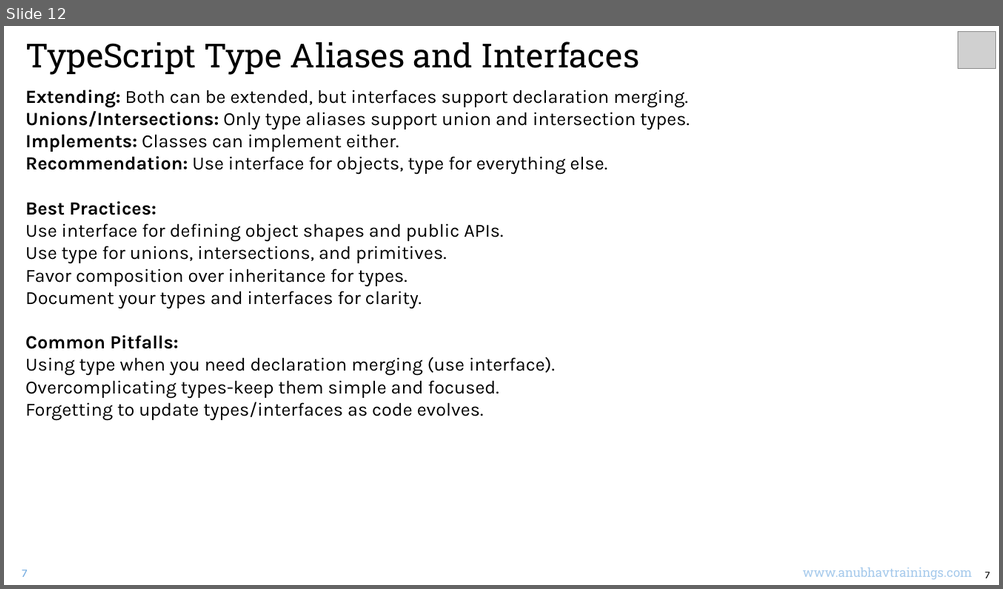
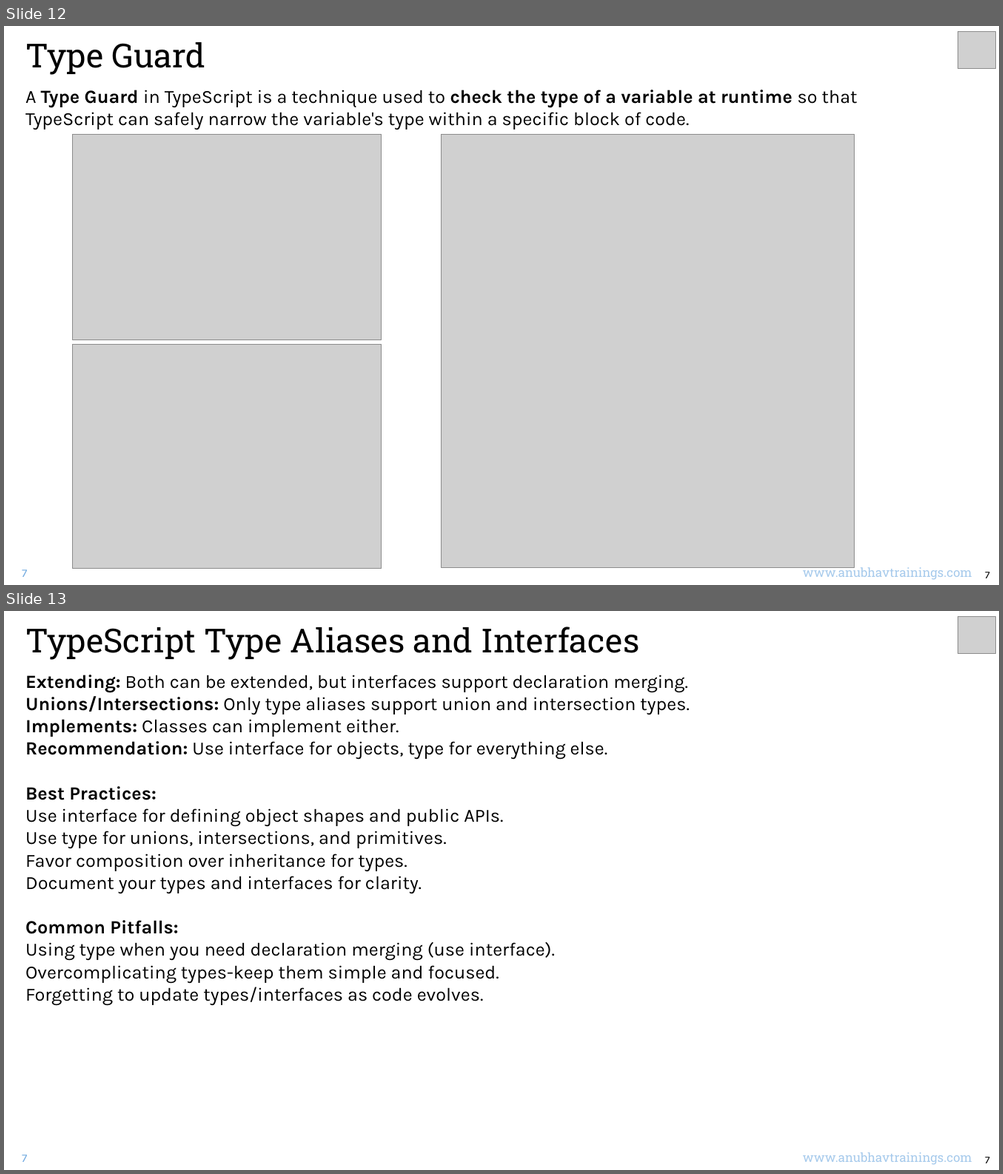
Before and after one commit to soyuztechnologies/typescript_training_capm, a slide deck: Day 1/DAY-1.pptx. Shown one above the other, each under a label of ours: slide 12 before the commit, slides 12 and 13 after it. The pictures are 1003x589 and 1003x1174 pixels, drawn with LibreOffice and Linux fonts; fonts in the diff are those of the drawing; grey boxes stand for pictures. Boxes give left, top, right and bottom in pixels: in the first picture for what was removed or moved away, otherwise in the second. Text is boxed around its words. In the diff, an @@ line names an element or a change of style, - is before the commit and + after.

Commit message:
Auto bot updater Anubhav Trainings

```diff
--- a/Day 1/DAY-1.pptx
+++ b/Day 1/DAY-1.pptx
@@ slide 12 added at (4,26,999,585), background #FFFFFF @@
@@ text added at (25,42,205,75), 32 pt, text #000000 @@
+Type Guard
@@ picture added at (958,32,995,68) @@
@@ text added at (25,90,857,130), 18 pt, text #000000 @@
+A Type Guard in TypeScript is a technique used to check the type of a variable at runtime so that TypeScript can safely narrow the variable's type within a specific block of code.
@@ picture added at (73,134,381,340) @@
@@ picture added at (441,134,854,568) @@
@@ picture added at (72,345,381,569) @@
@@ text added at (22,570,27,577), 11 pt, text #71AAE0 @@
+7
@@ text added at (802,566,972,580), 12 pt, text #A6CAEC @@
+www.anubhavtrainings.com
@@ text added at (984,572,990,579), 10 pt, text #000000 @@
+7
@@ what was slide 12 is now slide 13 @@
```
Also in this commit, not shown: 1 slide changed, 5 other files.
